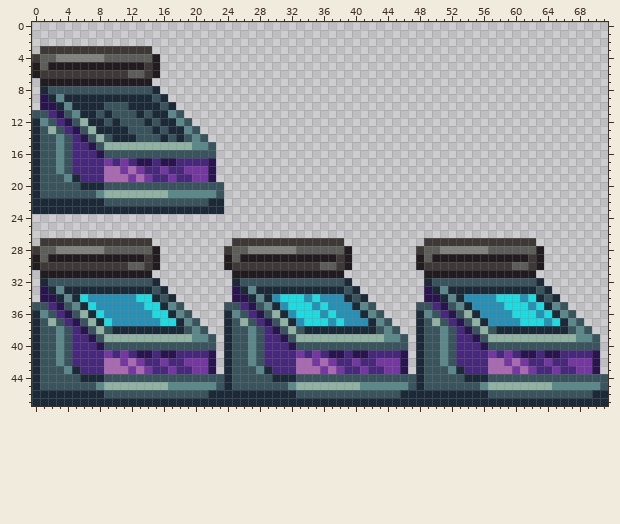
Two versions of one sprite sheet, objects/quasar/ehr_quasarconsole/ehr_quasarconsole.png. That is the earlier state.
The file is 72x48 pixels.
New version:
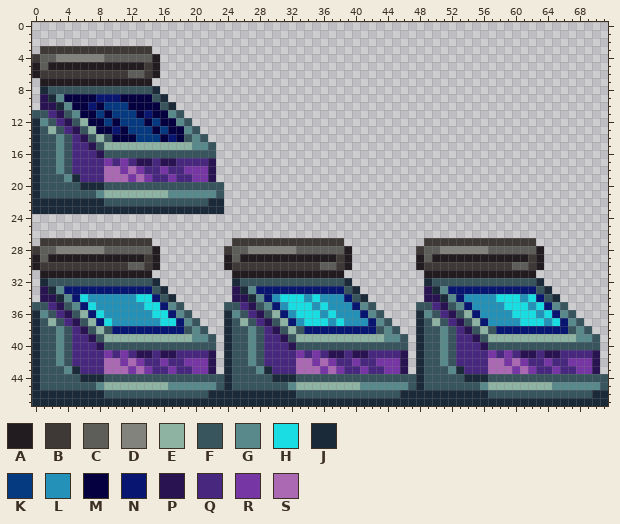
Palette (. is transparent): A #221c21  B #3e3936  C #5d5d59  D #83837d  E #8fb3a2  F #38545d  G #59898a  H #1adde3  J #1b2a39  K #053a80  L #2492b8  M #050040  N #081571  P #291350  Q #48287e  R #7637a4  S #ab68b3
Change:
The author changed colour F to colour K in row 10 at x 9 to 11; in row 11 at x 8 and 10 to 12; in row 12 at x 9, 11 to 13 and 15; in row 13 at x 12 to 14 and 16; in row 14 at x 13 to 15.
The author changed colour J to colour M in row 9 at x 4 to 7 and 11 to 14; in row 10 at x 5 to 6, 8 and 12 to 15; in row 11 at x 6 to 7, 9, 13 and 15 to 16; in row 12 at x 7 to 8, 10, 14 and 16 to 17; in row 13 at x 8 to 9, 11, 15 and 17 to 18; in row 14 at x 10 to 12, 16 and 18.
The author changed colour F to colour N in row 11 at x 14; in row 14 at x 17.
The author changed colour J to colour N in row 9 at x 8 to 10; in row 10 at x 7; in row 13 at x 10; in row 33 at x 4 to 14, 28 to 38 and 52 to 62; in row 34 at x 5, 15, 29, 39, 53 and 63; in row 35 at x 6, 16, 30, 40, 54 and 64.
The author changed colour J to colour N in row 36 at x 7, 17, 31, 41, 55 and 65; in row 37 at x 8, 18, 32, 42, 56 and 66; in row 38 at x 10 to 18, 34 to 42 and 58 to 66.
